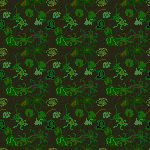
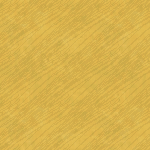
The second 150x150 image is a revision of the first. Changes to its layers:
added group "desert" with 4 layers above "jungle" over [0, 0, 150, 150]
added layer "desert #1" in group "desert" over [0, 0, 150, 150]
renamed "pattern_test_2 copy" to "jungle #1", moved it into group "jungle" over [0, 0, 150, 150]
